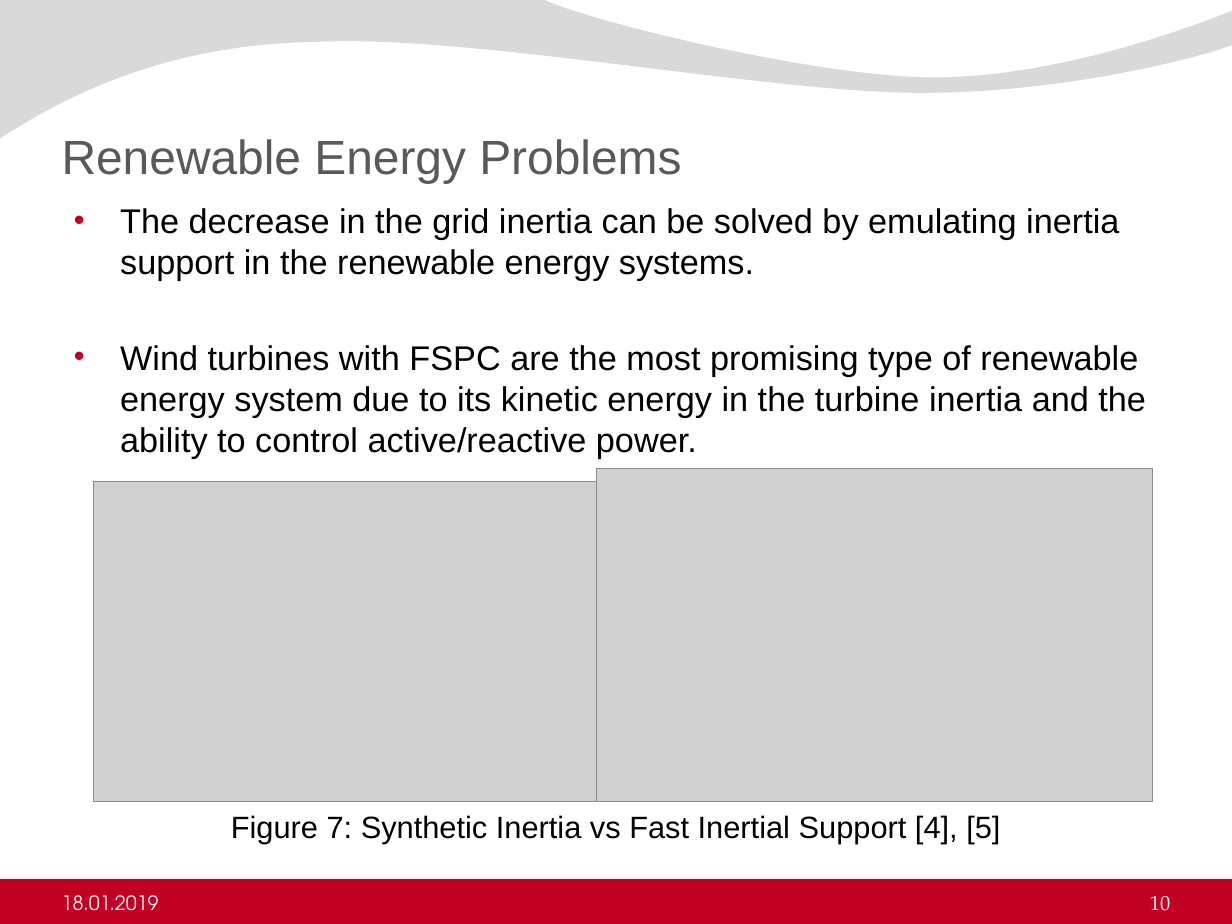
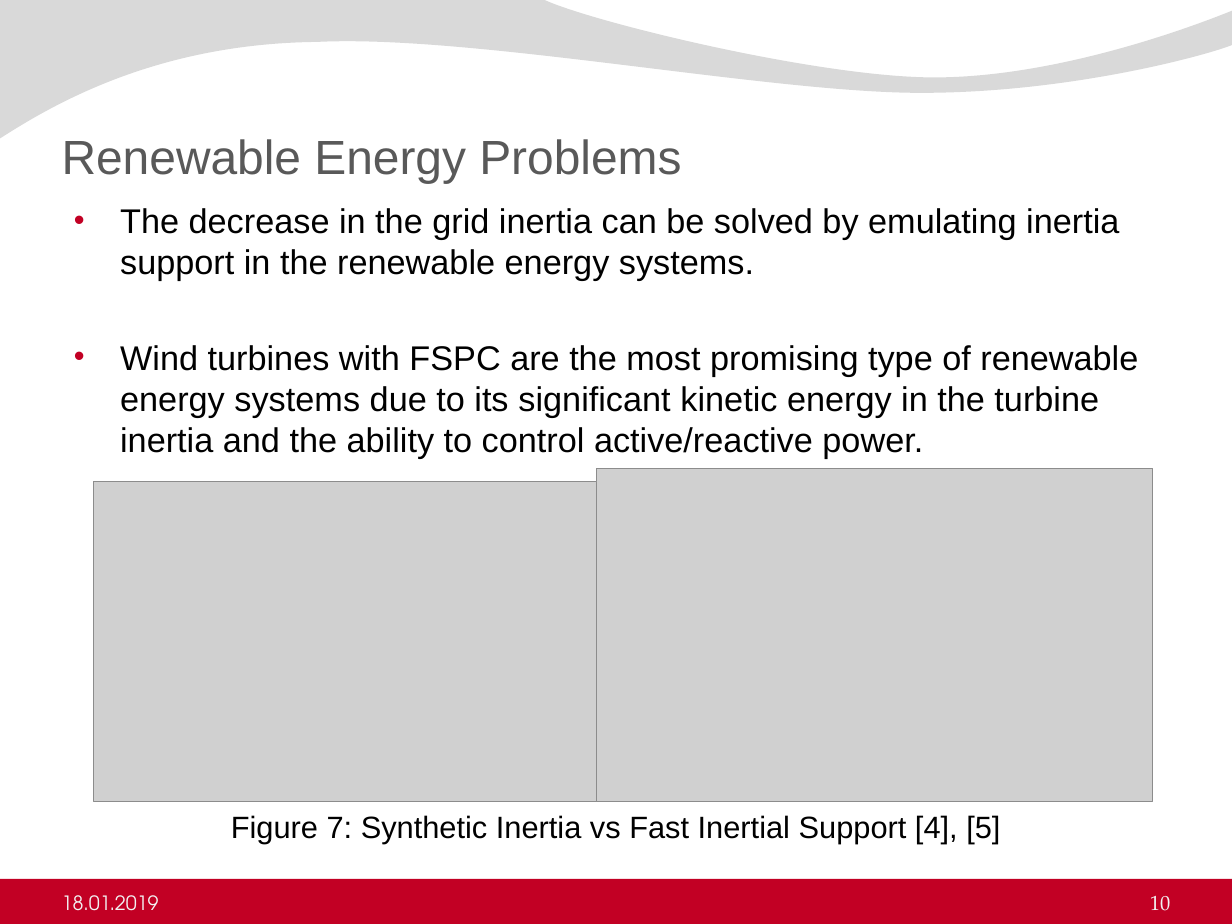
Before and after one commit to ErencanDuymaz/Research, a slide deck: slide 10 of Thesis/Thesis Defence/Erencan_Duymaz_thesis_defence.pptx. Drawn at 1232x924 pixels with LibreOffice and Linux fonts; fonts in the diff are those of the drawing; grey boxes stand for pictures; background and template pictures are left out. Boxes give left, top, right and bottom in pixels: in the first picture for what was removed or moved away, otherwise in the second. Text is boxed around its words. In the diff, an @@ line names an element or a change of style, - is before the commit and + after.

Commit message:
Presentation is ready

```diff
--- a/Thesis/Thesis Defence/Erencan_Duymaz_thesis_defence.pptx
+++ b/Thesis/Thesis Defence/Erencan_Duymaz_thesis_defence.pptx
@@ text at <box>120,345,1138,458</box>: text changed @@
-• Wind turbines with FSPC are the most promising type of renewable energy system due to its kinetic energy in the turbine inertia and the ability to control active/reactive power.
+• Wind turbines with FSPC are the most promising type of renewable energy systems due to its significant kinetic energy in the turbine inertia and the ability to control active/reactive power.
```
